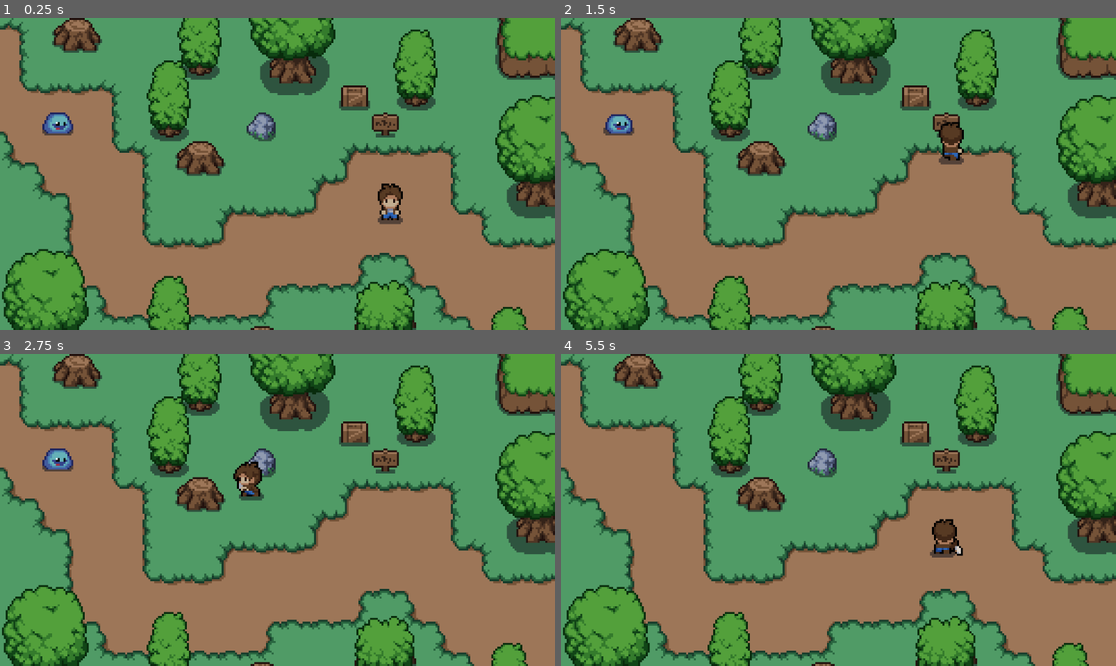
Above: before the commit, frames 1-4 (two rows, left to right).
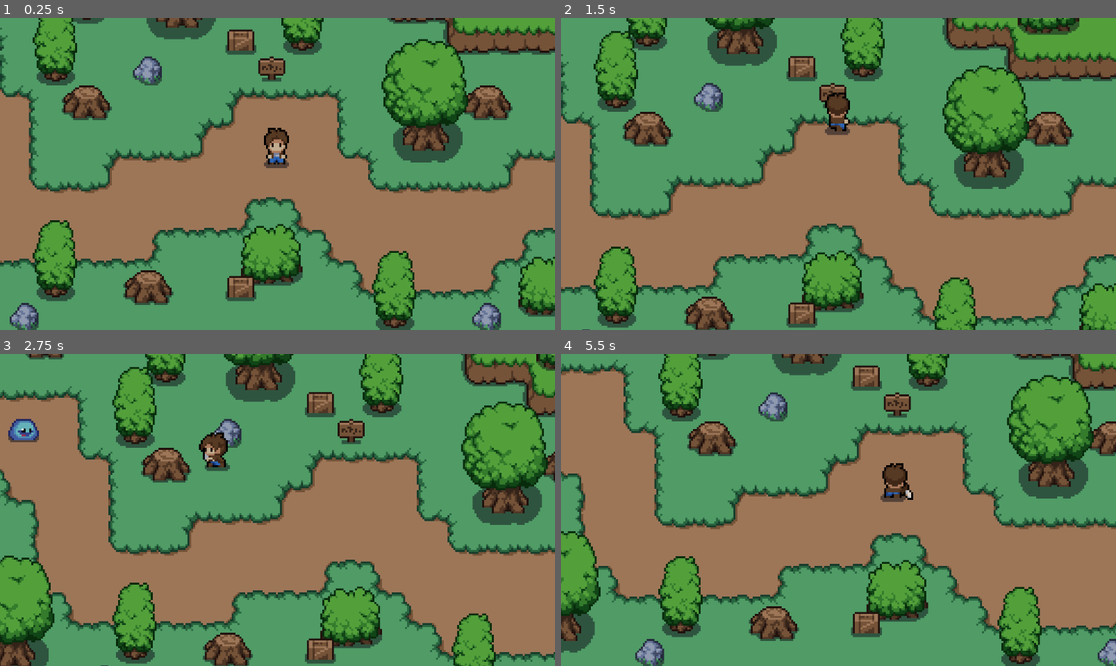
Above: after the commit, the same moments.

Repository: NoeQuiles/Mystic-Woods
Game: Godot game, scene res://scenes/world.tscn
Same seed, same stepped clock (60 frames per second), same inputs: the game is played once before the commit and once after it. This scene is started directly instead of the project's main scene.
Inputs:
- Up to frame 1 (0.25 s): no input
- Up to frame 2 (1.5 s): hold E (attack) 0.53-1.28 s; hold Up (ui_up) from 0.53 s (still down); tap E (attack) at 1.35 s
- Up to frame 3 (2.75 s): release Up (ui_up) at 2.03 s; hold Left (ui_left) from 2.03 s (still down); hold E (attack) from 2.03 s (still down)
- Up to frame 4 (5.5 s): release E (attack) at 2.78 s; tap E (attack) at 2.85, 4.35 s; release Left (ui_left) at 3.53 s; hold Down (ui_down) 3.53-4.28 s; hold E (attack) 3.53-4.28 s; hold Right (ui_right) 4.28-5.03 s; hold Up (ui_up) from 5.03 s (still down); hold E (attack) from 5.03 s (still down)

The runs differ from the first frame. In frame 1, 67% of the frame differs, in the area x 0-100%, y 0-100%; in frame 2, 64%; in frame 3, 57%; in frame 4, 66%.

Commit message:
Add camera

Diff:
--- a/project.godot
+++ b/project.godot
@@ -19,10 +19,6 @@
 
 global="*res://scripts/global.gd"
 
-[display]
-
-window/stretch/scale=4.0
-
 [input]
 
 attack={
--- a/scenes/player.tscn
+++ b/scenes/player.tscn
@@ -447,6 +447,17 @@
 [node name="deal_attack_timer" type="Timer" parent="."]
 wait_time = 0.5
 
+[node name="Camera2D" type="Camera2D" parent="."]
+zoom = Vector2(4, 4)
+limit_left = 0
+limit_top = 0
+limit_right = 415
+limit_bottom = 191
+limit_smoothed = true
+rotation_smoothing_enabled = true
+drag_horizontal_enabled = true
+drag_vertical_enabled = true
+
 [connection signal="body_entered" from="player_hitbox" to="." method="_on_player_hitbox_body_entered"]
 [connection signal="body_exited" from="player_hitbox" to="." method="_on_player_hitbox_body_exited"]
 [connection signal="timeout" from="attack_cooldown" to="." method="_on_attack_cooldown_timeout"]
